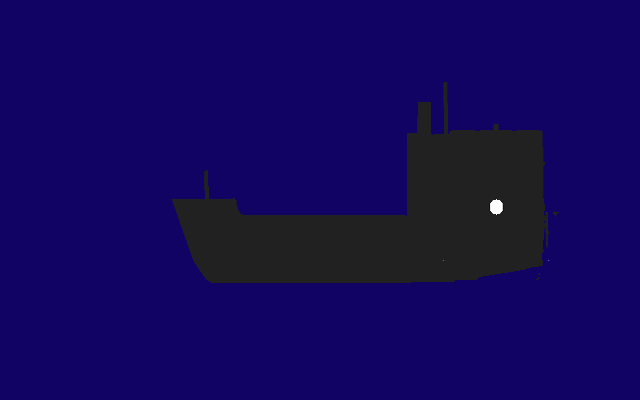
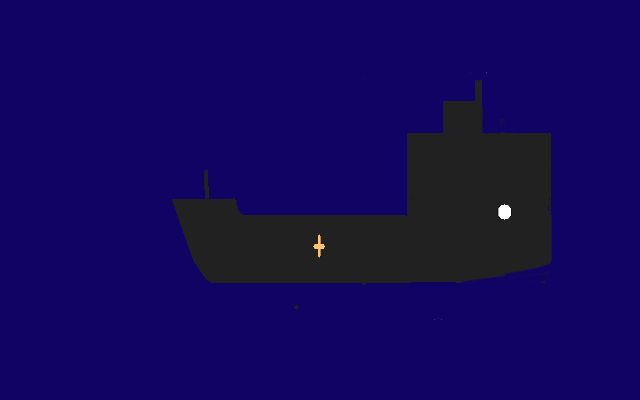
Before/after of a w=640, h=400 layered artwork. What changed in the layer stack:
added layer "Pastesternd Layer" above "stern light" over [362, 119, 552, 320]
added layer "stern light" above "chimney" over [447, 72, 551, 283]
renamed "stern" to "chimney", painted on it over [313, 101, 560, 285]
painted on "ship" over [201, 72, 498, 285]
painted on "Background" over [294, 305, 299, 310]
